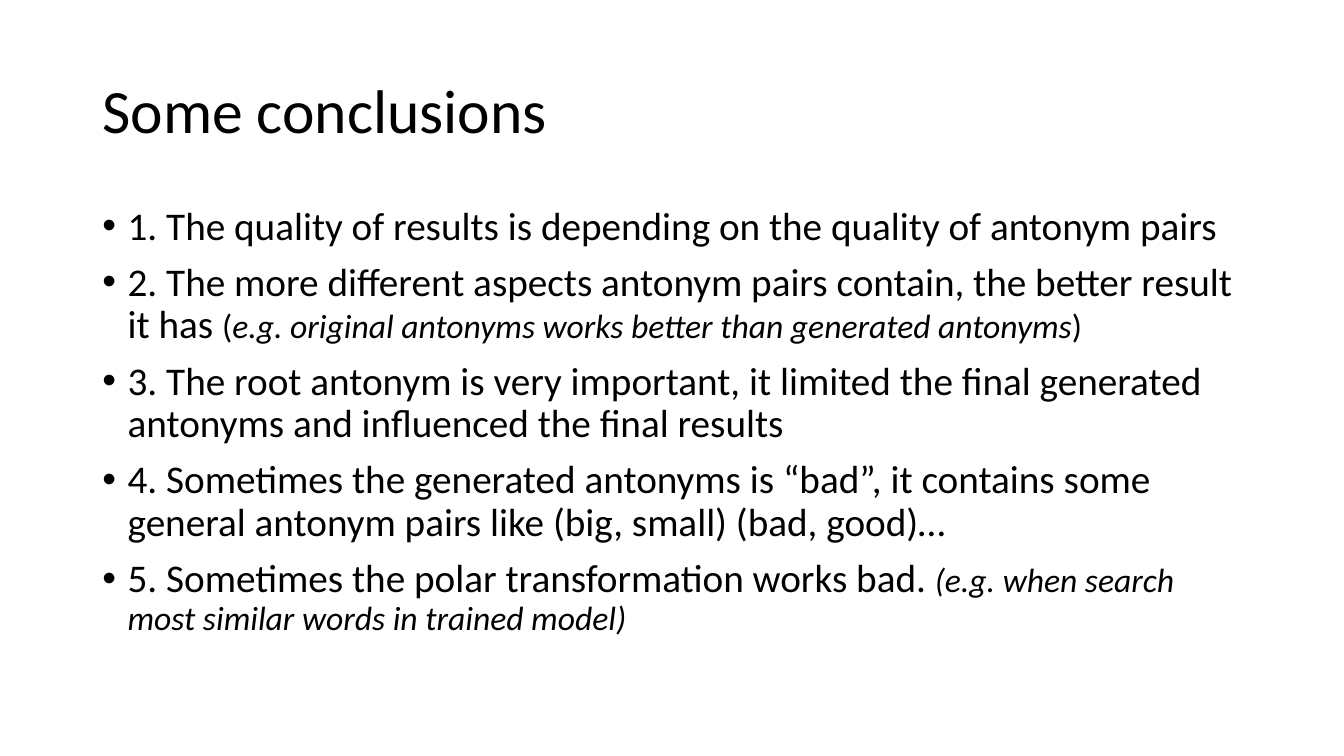
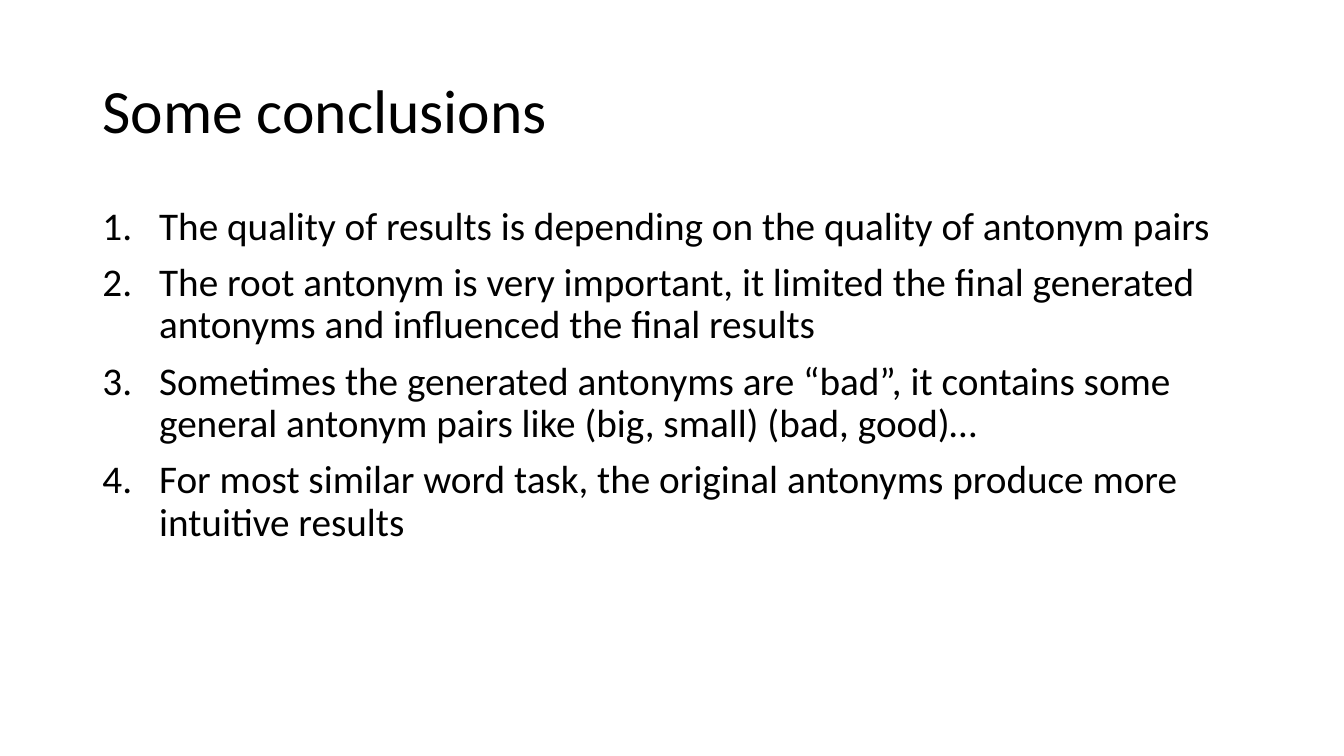
Before and after one commit to ichbinhandsome/Semantic-Differentials-for-Wikipedia-using-the-POLAR-Framework, a slide deck: slide 20 of Results Antonym generation.pptx (slide 22 before the commit). Drawn at 1344x756 pixels with LibreOffice and Linux fonts; fonts in the diff are those of the drawing. Boxes give left, top, right and bottom in pixels: in the first picture for what was removed or moved away, otherwise in the second. Text is boxed around its words. In the diff, an @@ line names an element or a change of style, - is before the commit and + after.

Commit message:
Final Version

```diff
--- a/Results Antonym generation.pptx
+++ b/Results Antonym generation.pptx
@@ text at (159,212,1210,537): text changed @@
-• 1. The quality of results is depending on the quality of antonym pairs
-• 2. The more different aspects antonym pairs contain, the better result it has (e.g. original antonyms works better than generated antonyms)
-• 3. The root antonym is very important, it limited the final generated antonyms and influenced the final results
-• 4. Sometimes the generated antonyms is “bad”, it contains some general antonym pairs like (big, small) (bad, good)…
-• 5. Sometimes the polar transformation works bad. (e.g. when search most similar words in trained model)
+1. The quality of results is depending on the quality of antonym pairs
+2. The root antonym is very important, it limited the final generated antonyms and influenced the final results
+3. Sometimes the generated antonyms are “bad”, it contains some general antonym pairs like (big, small) (bad, good)…
+4. For most similar word task, the original antonyms produce more intuitive results
```
Also in this commit, not shown: 15 other slides changed, 1 slide added, 2 slides removed.
